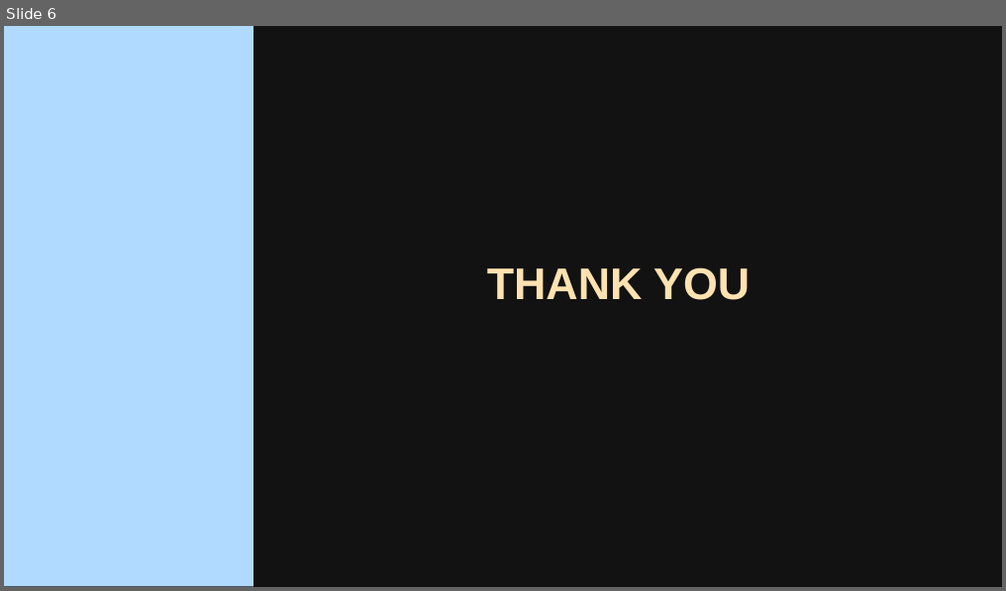
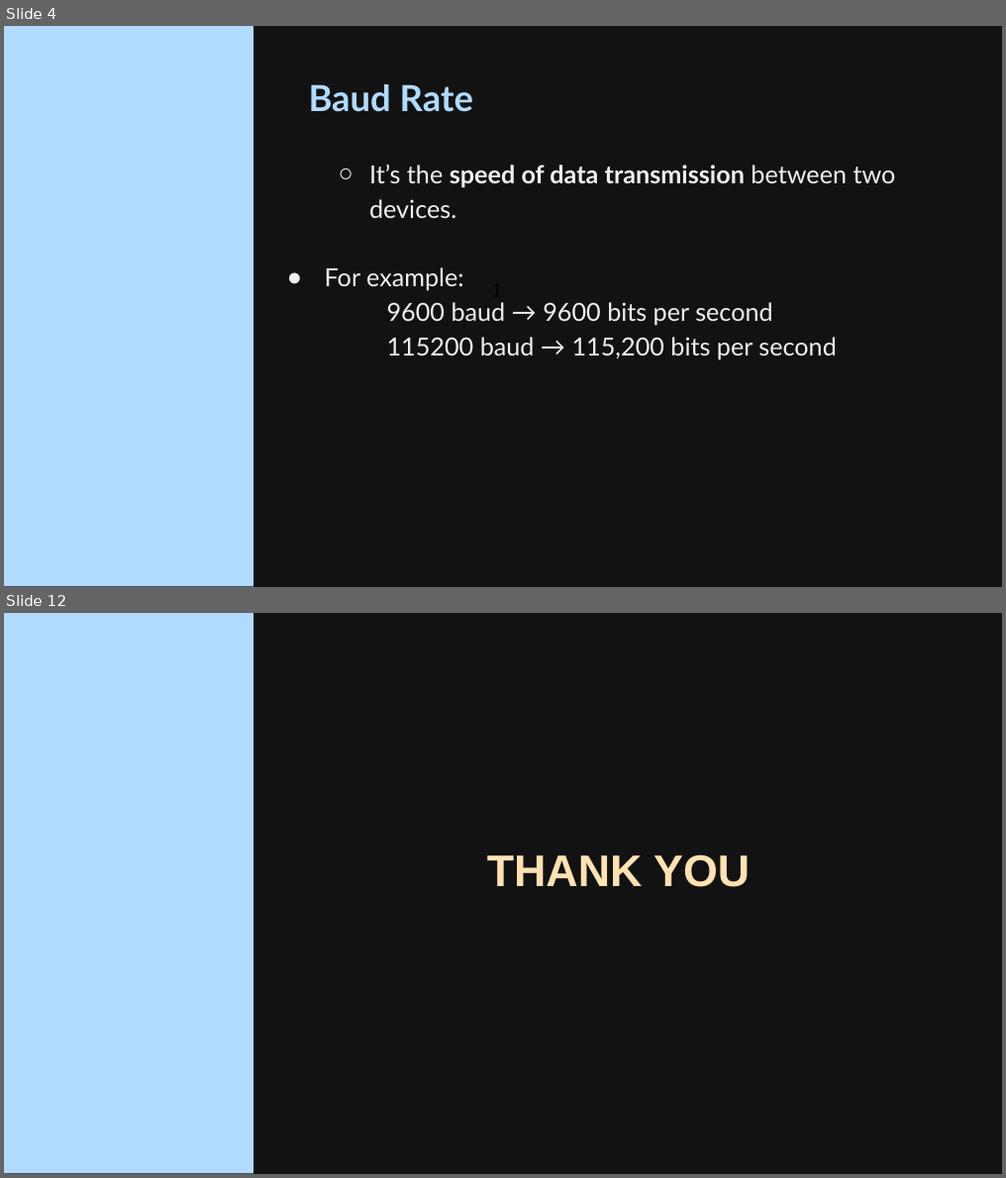
Before and after one commit to mohulmgeorge/embedded-systems, a slide deck: Presentations/AVR Live Class 16.pptx. Shown one above the other, each under a label of ours: slide 6 before the commit, slides 4 and 12 after it; the slides between them are not shown. The pictures are 1006x591 and 1006x1178 pixels, drawn with LibreOffice and Linux fonts; fonts in the diff are those of the drawing; background and template pictures are left out. Boxes give left, top, right and bottom in pixels: in the first picture for what was removed or moved away, otherwise in the second. Text is boxed around its words. In the diff, an @@ line names an element or a change of style, - is before the commit and + after.

```diff
--- a/Presentations/AVR Live Class 16.pptx
+++ b/Presentations/AVR Live Class 16.pptx
@@ slide 4 added at [4,26,1002,587], background picture (left out); not listed: 1 template element that a slide beside it also shows @@
@@ title added at [309,84,473,112], 26 pt, text #B0DAFF, bold @@
+Baud Rate
@@ text added at [325,165,896,360], 18 pt, text #F0F0F0 @@
+  ○ It’s the speed of data transmission between two devices.
+● For example:
+9600 baud → 9600 bits per second
+115200 baud → 115,200 bits per second
@@ text added at [482,274,513,307], 14 pt, text #000000 @@
+1
@@ what was slide 6 is now slide 12 @@
```
Also in this commit, not shown: 1 slide changed, 9 other slides added, 4 slides removed, 15 other files.
